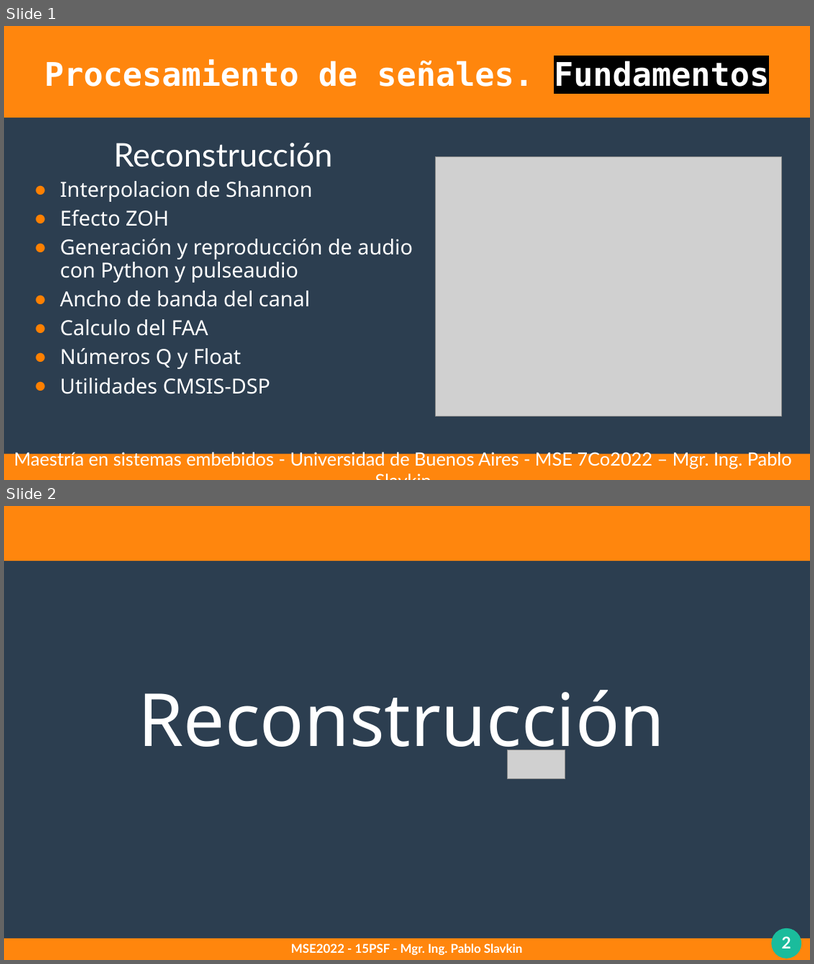
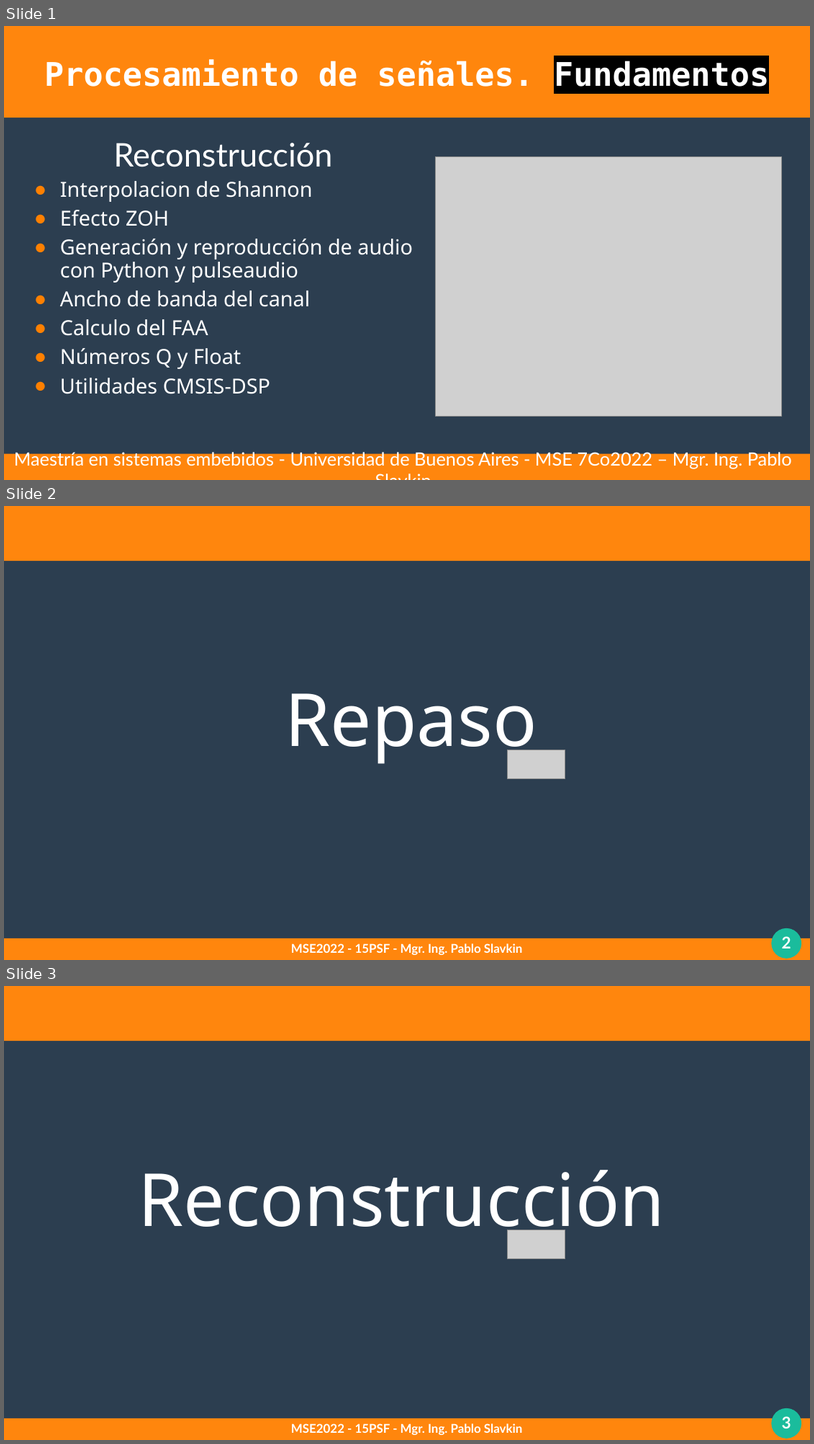
Before and after one commit to pslavkin/psf_2022, a slide deck: clases/2_clase/2_clase.odp. Shown one above the other, each under a label of ours: slides 1 and 2 before the commit, slides 1, 2 and 3 after it. The pictures are 814x964 and 814x1444 pixels, drawn with LibreOffice and Linux fonts; fonts in the diff are those of the drawing; grey boxes stand for pictures. Boxes give left, top, right and bottom in pixels: in the first picture for what was removed or moved away, otherwise in the second. Text is boxed around its words. In the diff, an @@ line names an element or a change of style, - is before the commit and + after.

```diff
--- a/clases/2_clase/2_clase.odp
+++ b/clases/2_clase/2_clase.odp
@@ slide 2 added at (4,506,810,960), background #2C3E50; not listed: 4 template elements that a slide beside it also shows @@
@@ text added at (286,693,538,764), 72 pt, text #FFFFFF @@
+Repaso
@@ picture added at (508,749,566,778) @@
@@ text added at (291,943,523,955), 12 pt, text #FFFFFF, bold @@
+MSE2022 - 15PSF - Mgr. Ing. Pablo Slavkin
@@ what was slide 2 is now slide 3 @@
@@ page number at (782,1416,792,1428): text changed @@
-2
+3
```
Also in this commit, not shown: 7 slides changed, 3 other slides added, 18 other files.
